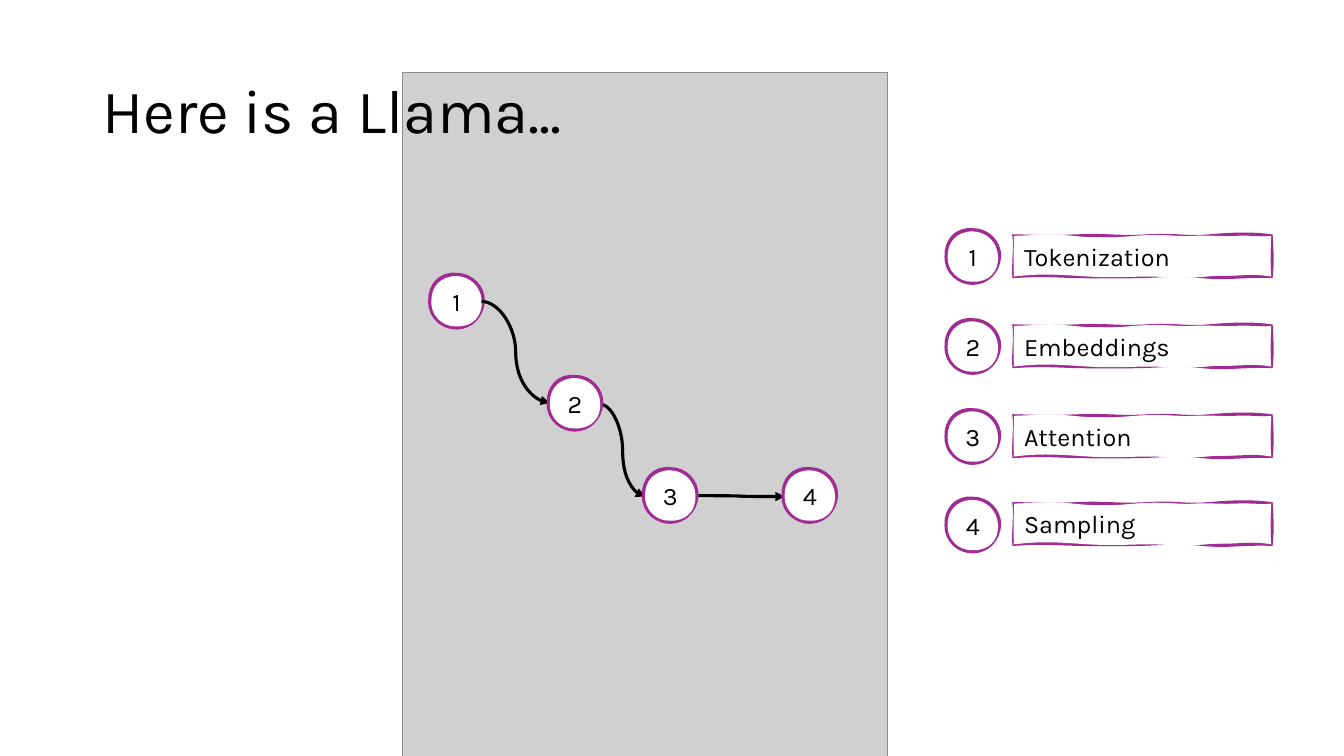
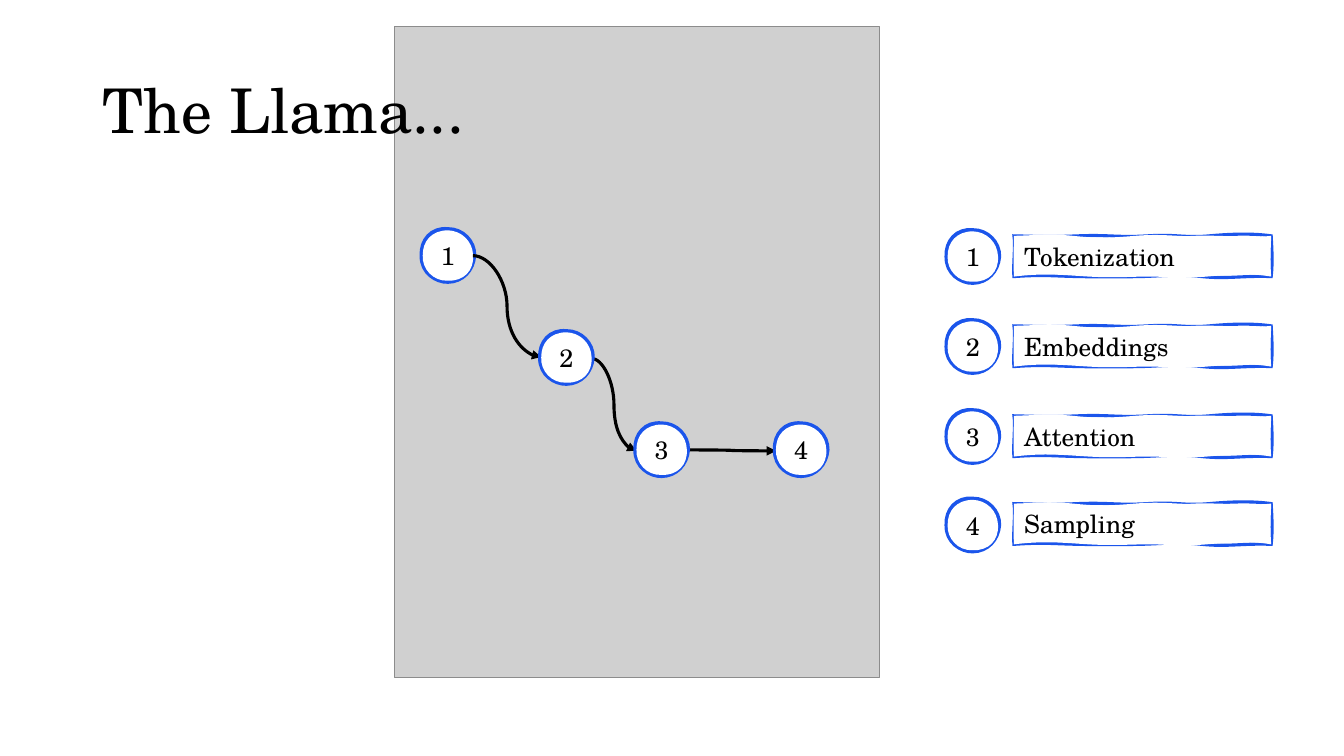
Before and after one commit to acceleratescience/large-language-models, a slide deck: slide 7 of slides/flsg/1-intro-flsg.pptx (slide 6 before the commit). Drawn at 1344x756 pixels with LibreOffice and Linux fonts; fonts in the diff are those of the drawing; grey boxes stand for pictures; background and template pictures are left out. Boxes give left, top, right and bottom in pixels: in the first picture for what was removed or moved away, otherwise in the second. Text is boxed around its words. In the diff, an @@ line names an element or a change of style, - is before the commit and + after.

```diff
--- a/slides/flsg/1-intro-flsg.pptx
+++ b/slides/flsg/1-intro-flsg.pptx
@@ picture: place and size @@
-picture at <box>403,73,888,756</box>
+picture at <box>394,27,879,678</box>
@@ title at <box>102,72,464,150</box>: text changed; font Karla to TeX Gyre Schola @@
-Here is a Llama...
+The Llama...
@@ font Karla to TeX Gyre Schola; outline #A02B93 4.5 pt to #1B55EB 4.5 pt in 8 elements at <box>948,232,998,282</box>, <box>948,322,998,372</box>, <box>948,411,998,462</box>, <box>948,500,998,551</box>, <box>541,333,592,383</box>, <box>776,424,827,475</box>, <box>422,230,473,280</box>, <box>636,424,687,475</box> @@
@@ 4 freeform shapes, 3 curved arrows: place and size @@
-4 freeform shapes, 3 curved arrows at <box>432,276,835,521</box>
+4 freeform shapes, 3 curved arrows at <box>422,230,827,475</box>
@@ font Karla to TeX Gyre Schola; outline #A02B93 2.25 pt to #1B55EB 2.25 pt in 4 elements at <box>1014,236,1271,276</box>, <box>1014,326,1271,366</box>, <box>1014,416,1271,457</box>, <box>1014,504,1271,544</box> @@
```
Also in this commit, not shown: 17 other slides changed, 1 slide added, 1 other file.
